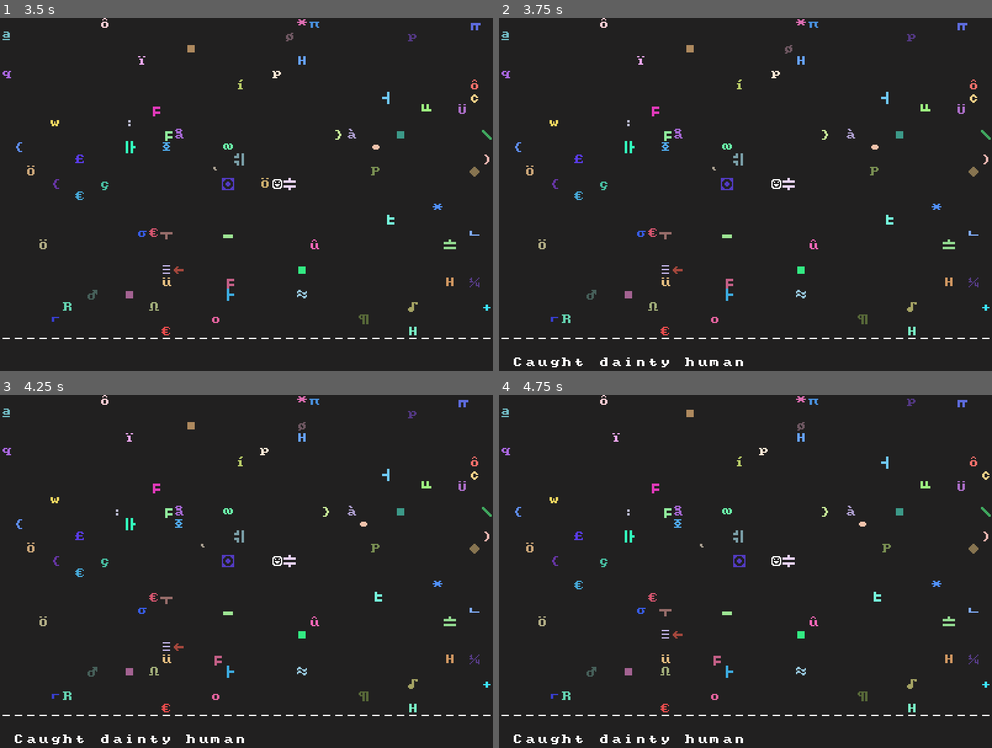
Above: before the commit, frames 1-4 (two rows, left to right).
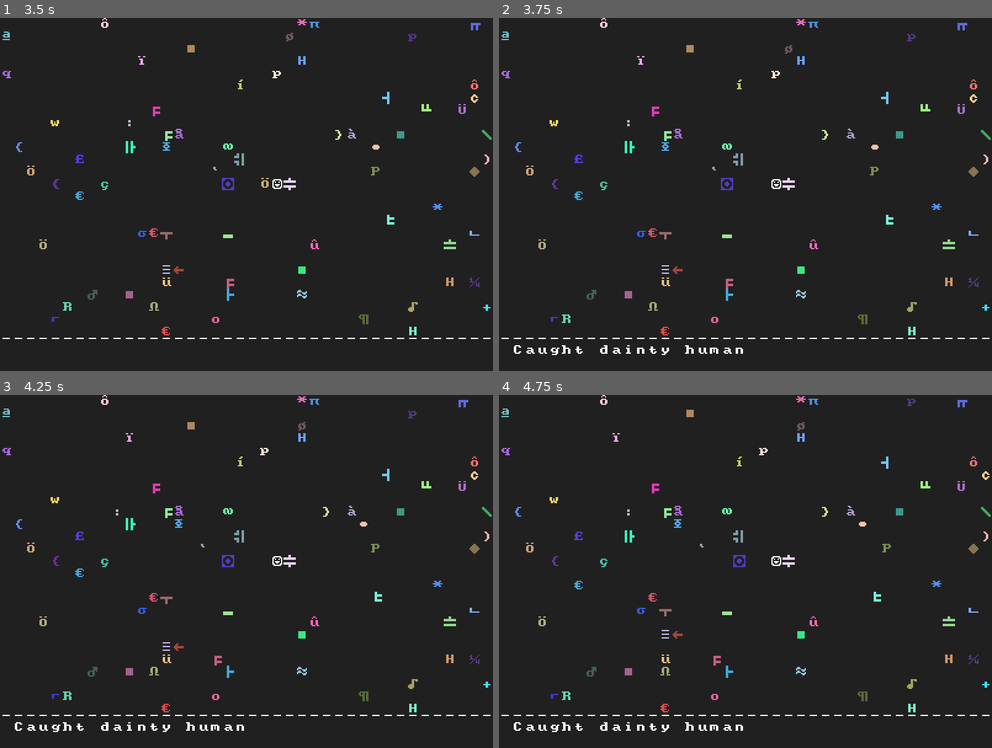
Above: after the commit, the same moments.

Repository: jameynakama/dontfindthekitty-gd
Game: Godot game, scene res://Main.tscn
Two runs of this game, one before a commit and one after it. Both use one fixed random seed, a clock stepped at 60 frames per second and the inputs below.
Inputs:
- Up to frame 1 (3.5 s): hold Right (move_right) 0.53-1.28 s; hold Down (move_down) 1.28-2.03 s; hold Right (move_right) 2.03-2.78 s; hold Up (move_up) from 2.78 s (still down)
- Up to frame 2 (3.75 s): release Up (move_up) at 3.53 s; hold Left (move_left) from 3.53 s (still down)
- Up to frame 3 (4.25 s): keep holding Left (move_left)
- Up to frame 4 (4.75 s): keep holding Left (move_left)

Frame 1 is identical in both runs. In frame 2, 0.6% of the frame differs, in the area x 3-50%, y 92-99%; in frame 3, 0.6%; in frame 4, 0.6%.

Commit message:
Show multiple catch messages

Diff:
--- a/Aminal.gd
+++ b/Aminal.gd
@@ -55,10 +55,8 @@
 func _contacted(aminal_id):
     if aminal_id == get_instance_id():
         get_tree().call_group("message", "queue_free")
-        $Text.write(
+        $Writer.write_message(
             "Caught %s %s" % [adjective, type],
-            Constants.MESSAGE_AREA,
-            get_node("/root/Main/PlayArea"),
-            "message"
+            get_node("/root/Main/PlayArea")
         )
         queue_free()
--- a/Aminal.tscn
+++ b/Aminal.tscn
@@ -2,7 +2,7 @@
 
 [ext_resource path="res://assets/qbicfeet_10x10.png" type="Texture" id=1]
 [ext_resource path="res://Aminal.gd" type="Script" id=2]
-[ext_resource path="res://Text.tscn" type="PackedScene" id=3]
+[ext_resource path="res://Writer.tscn" type="PackedScene" id=3]
 
 [sub_resource type="AtlasTexture" id=2]
 flags = 4
@@ -1294,6 +1294,6 @@
 [node name="MoveTimer" type="Timer" parent="."]
 wait_time = 0.2
 
-[node name="Text" parent="." instance=ExtResource( 3 )]
+[node name="Writer" parent="." instance=ExtResource( 3 )]
 
 [connection signal="timeout" from="MoveTimer" to="." method="move"]
--- a/Constants.gd
+++ b/Constants.gd
@@ -6,13 +6,13 @@
 onready var PLAY_AREA = SCREEN_SIZE - (Vector2(0, 4) * TILE_SIZE)
 onready var MESSAGE_AREA = Vector2(
     (1 * TILE_SIZE) + (TILE_SIZE / 2),
-    PLAY_AREA.y + (2 * TILE_SIZE)
+    PLAY_AREA.y + (1 * TILE_SIZE)
 )
 
 var AMINAL_TYPES = []
 var ADJECTIVES = []
 
-var messages = []
+var messages = ["", "", ""]
 
 
 func _ready():
--- a/Letter.gd
+++ b/Letter.gd
@@ -1,14 +1,4 @@
 extends Node
-
-
-# Declare member variables here. Examples:
-# var a = 2
-# var b = "text"
-
-
-# Called when the node enters the scene tree for the first time.
-func _ready():
-    pass # Replace with function body.
 
 
 func setup(message: String, pos: Vector2):
--- a/Main.gd
+++ b/Main.gd
@@ -14,7 +14,7 @@
         area_separator += "-"
 
     # Actually draw this with nicer glyphs
-    $Text.write(area_separator, Vector2(Constants.TILE_SIZE / 2, Constants.PLAY_AREA.y), $PlayArea)
+    $Writer.write(area_separator, Vector2(Constants.TILE_SIZE / 2, Constants.PLAY_AREA.y), $PlayArea)
 
     var used_positions = {
         get_node("PlayArea/Player").position: true
--- a/Main.tscn
+++ b/Main.tscn
@@ -3,7 +3,7 @@
 [ext_resource path="res://Main.gd" type="Script" id=1]
 [ext_resource path="res://Aminal.tscn" type="PackedScene" id=2]
 [ext_resource path="res://Player.tscn" type="PackedScene" id=3]
-[ext_resource path="res://Text.tscn" type="PackedScene" id=4]
+[ext_resource path="res://Writer.tscn" type="PackedScene" id=4]
 
 [node name="Main" type="Node2D"]
 script = ExtResource( 1 )
@@ -19,4 +19,4 @@
 [node name="Player" parent="PlayArea" instance=ExtResource( 3 )]
 position = Vector2( 11, 9 )
 
-[node name="Text" parent="." instance=ExtResource( 4 )]
+[node name="Writer" parent="." instance=ExtResource( 4 )]
--- a/Text.gd
+++ /dev/null
@@ -1,12 +0,0 @@
-extends Node
-
-
-var Letter = load("res://Letter.tscn")
-
-
-func write(message: String, pos: Vector2, prnt: Node, group: String = "permanent"):
-    for i in range(message.length()):
-        var letter = Letter.instance()
-        letter.setup(message[i], Vector2(pos.x + (i * 20), pos.y))
-        letter.add_to_group(group)
-        prnt.add_child(letter)
--- a/Text.tscn
+++ /dev/null
@@ -1,6 +0,0 @@
-[gd_scene load_steps=2 format=2]
-
-[ext_resource path="res://Text.gd" type="Script" id=2]
-
-[node name="Text" type="Node"]
-script = ExtResource( 2 )
--- /dev/null
+++ b/Writer.gd
@@ -0,0 +1,33 @@
+extends Node
+
+
+var Letter = load("res://Letter.tscn")
+
+
+func write(message: String, pos: Vector2, prnt: Node, group: String = "permanent"):
+    for i in range(message.length()):
+        var letter = Letter.instance()
+        letter.setup(message[i], Vector2(pos.x + (i * 20), pos.y))
+        letter.add_to_group(group)
+        prnt.add_child(letter)
+
+
+func write_message(message: String, prnt: Node):
+    Constants.messages.push_front(message)
+    Constants.messages.resize(3)
+    get_tree().call_group("messages", "queue_free")
+
+    # TODO: Show animal in cage like [@] with its color
+    # Probably need to store the animal info in the array, not just strings,
+    # as well as figure out how to pass frames (or just redo the CHAR_MAP...)
+    for message_index in Constants.messages.size():
+        var msg = Constants.messages[message_index]
+        var msg_y = Constants.MESSAGE_AREA.y + (message_index * Constants.TILE_SIZE)
+        for letter_index in range(msg.length()):
+            var letter = Letter.instance()
+            var letter_pos = Vector2(((letter_index + 1) * Constants.TILE_SIZE) + Constants.TILE_SIZE / 2, msg_y)
+            letter.setup(msg[letter_index], letter_pos)
+            var gray = int(250 / (message_index + 1))
+            letter.get_node("AnimatedSprite").set_modulate(Color8(gray, gray, gray))
+            letter.add_to_group("messages")
+            prnt.add_child(letter)
--- /dev/null
+++ b/Writer.tscn
@@ -0,0 +1,6 @@
+[gd_scene load_steps=2 format=2]
+
+[ext_resource path="res://Writer.gd" type="Script" id=2]
+
+[node name="Writer" type="Node"]
+script = ExtResource( 2 )
